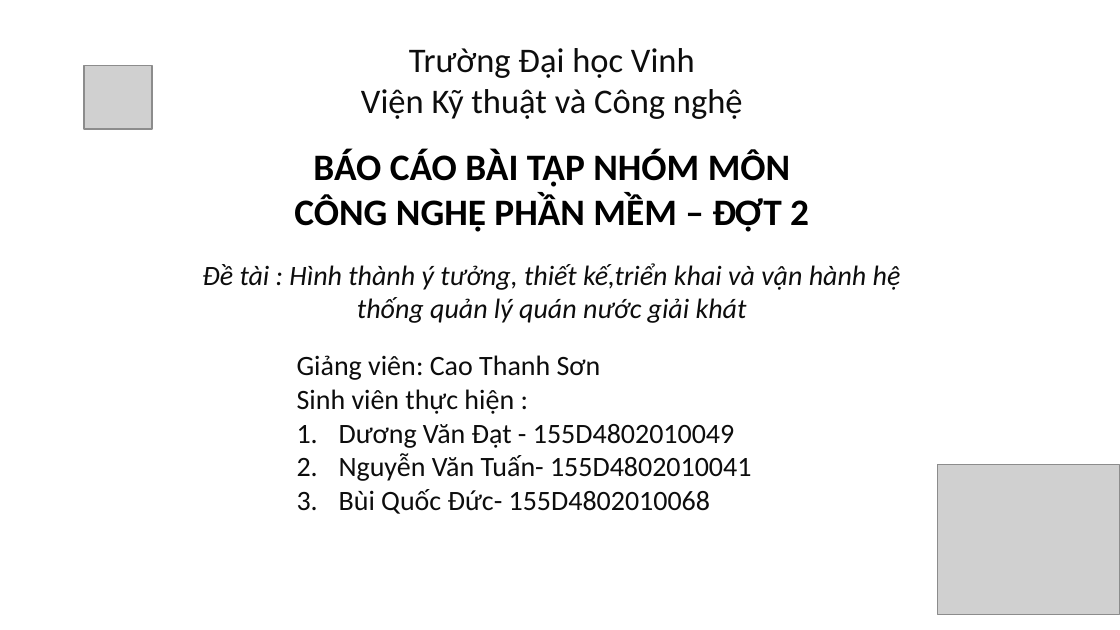
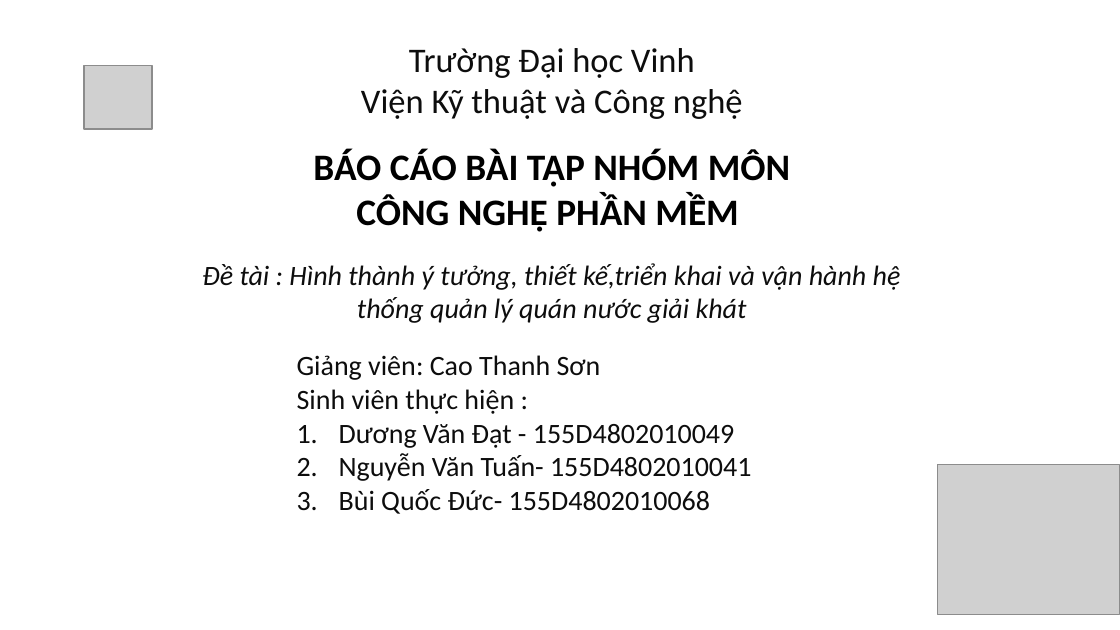
Before and after one commit to datduong97/Congnghephanmem, a slide deck: slide 1 of bccnpm2.pptx. Drawn at 1120x630 pixels with LibreOffice and Linux fonts; fonts in the diff are those of the drawing; grey boxes stand for pictures; background and template pictures are left out. Boxes give left, top, right and bottom in pixels: in the first picture for what was removed or moved away, otherwise in the second. Text is boxed around its words. In the diff, an @@ line names an element or a change of style, - is before the commit and + after.

```diff
--- a/bccnpm2.pptx
+++ b/bccnpm2.pptx
@@ text at <box>313,149,790,232</box>: text changed @@
-BÁO CÁO BÀI TẬP NHÓM MÔN CÔNG NGHỆ PHẦN MỀM – ĐỢT 2
+BÁO CÁO BÀI TẬP NHÓM MÔN CÔNG NGHỆ PHẦN MỀM
```
Also in this commit, not shown: 5 other slides changed, 3 slides added, 3 slides removed, 4 other files.
